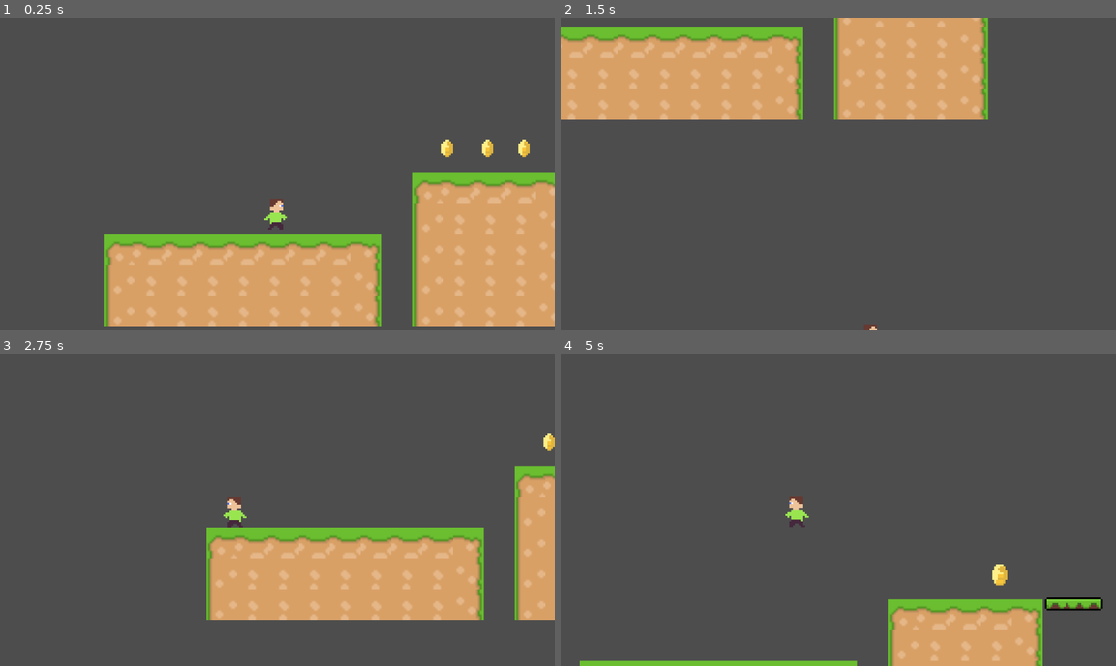
Above: before the commit, frames 1-4 (two rows, left to right).
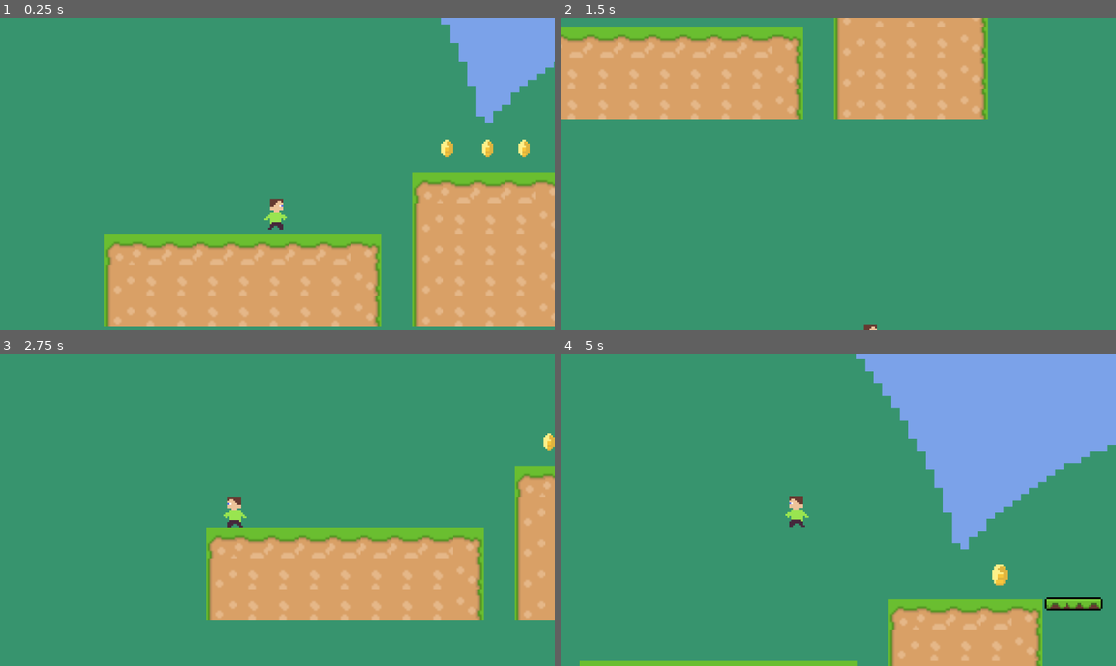
Above: after the commit, the same moments.

Repository: JMayna/godotplatormer
Game: Godot game, scene res://Scenes/world.tscn
The game is run twice, just before and just after one commit, with the same random seed, the same clock (stepped at 60 frames per second) and the same inputs.
Inputs:
- Up to frame 1 (0.25 s): no input
- Up to frame 2 (1.5 s): tap Enter (ui_accept) at 0.5, 0.77 s; hold Right (ui_right) from 0.53 s (still down)
- Up to frame 3 (2.75 s): tap Enter (ui_accept) at 1.52 s; release Right (ui_right) at 2.03 s; hold Left (ui_left) from 2.03 s (still down)
- Up to frame 4 (5 s): release Left (ui_left) at 2.78 s; hold Right (ui_right) 2.78-4.28 s; tap Enter (ui_accept) at 3.02, 3.77, 4.52 s; hold Left (ui_left) from 4.28 s (still down)

The runs differ from the first frame. In frame 1, 72% of the frame differs, in the area x 0-100%, y 0-100%; in frame 2, 78%; in frame 3, 81%; in frame 4, 92%.

Commit message:
Added Background

Diff:
--- a/Scenes/world.tscn
+++ b/Scenes/world.tscn
@@ -1,6 +1,7 @@
-[gd_scene load_steps=15 format=3 uid="uid://c4jopkosy4obu"]
+[gd_scene load_steps=16 format=3 uid="uid://c4jopkosy4obu"]
 
 [ext_resource type="PackedScene" uid="uid://ca3ia41ji127j" path="res://Scenes/Player.tscn" id="1_hdnam"]
+[ext_resource type="Texture2D" uid="uid://caqhbcq0el3vy" path="res://Background/backgroundddd.png" id="1_wqmgn"]
 [ext_resource type="PackedScene" uid="uid://bxw56h58fhiel" path="res://Scenes/killzone.tscn" id="2_c1j2s"]
 [ext_resource type="PackedScene" uid="uid://dfmp8ldasrlfi" path="res://Scenes/coin.tscn" id="3_y2n1n"]
 [ext_resource type="Texture2D" uid="uid://cgu7xr5hi2oaq" path="res://Background/sheet 1.png" id="4_duawy"]
@@ -117,6 +118,12 @@
 
 [node name="Game" type="Node2D"]
 
+[node name="Sprite2D" type="Sprite2D" parent="."]
+texture_filter = 1
+position = Vector2(349.5, 387.5)
+scale = Vector2(4.48828, 3.19141)
+texture = ExtResource("1_wqmgn")
+
 [node name="Player" parent="." instance=ExtResource("1_hdnam")]
 position = Vector2(58, 549)
 collision_layer = 2
Binary file added: Background/backgroundddd.png
Not shown, added: Background/backgroundddd.png.import
